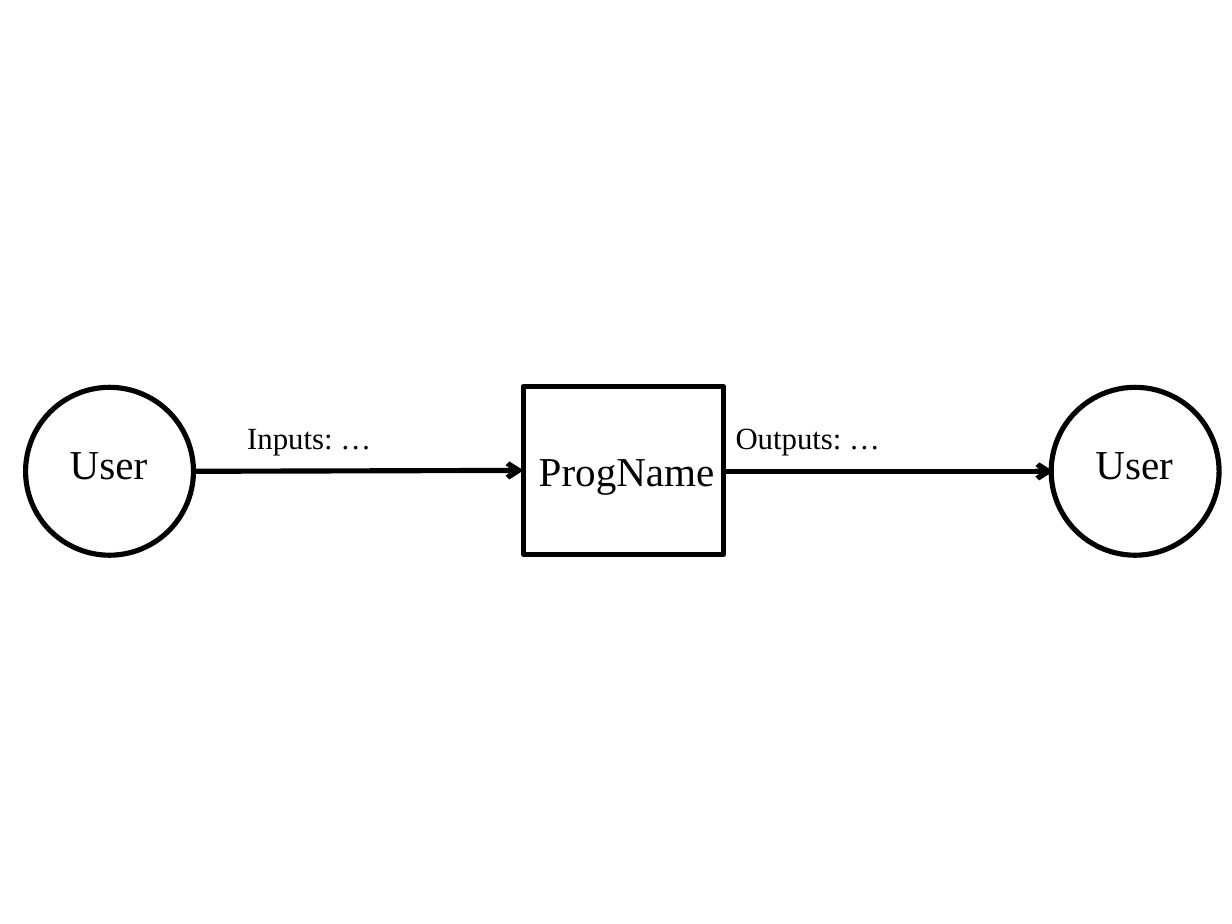
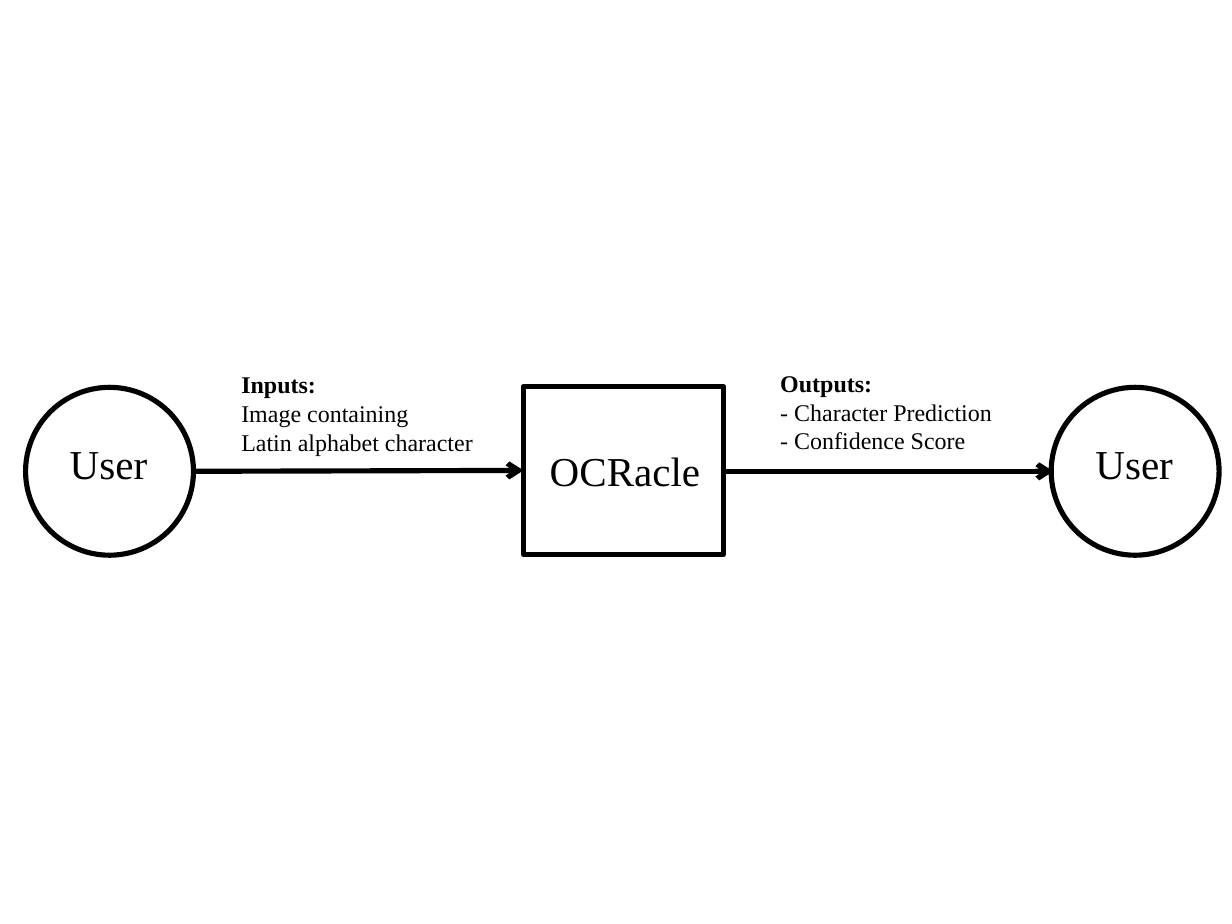
Before and after one commit to ptrandev/OCRacle, a slide deck: slide 1 of docs/SRS/SystemContextFigure.pptx. Drawn at 1232x924 pixels with LibreOffice and Linux fonts; fonts in the diff are those of the drawing. Boxes give left, top, right and bottom in pixels: in the first picture for what was removed or moved away, otherwise in the second. Text is boxed around its words. In the diff, an @@ line names an element or a change of style, - is before the commit and + after.

```diff
--- a/docs/SRS/SystemContextFigure.pptx
+++ b/docs/SRS/SystemContextFigure.pptx
@@ text at (241, 377, 473, 456): text changed; size 18 to 14 pt @@
-Inputs: …
+Inputs:
+Image containing
+Latin alphabet character
@@ text at (780, 376, 992, 450): text changed; size 18 to 14 pt @@
-Outputs: …
+Outputs:
+- Character Prediction
+- Confidence Score
@@ text at (550, 457, 700, 487): text changed @@
-ProgName
+OCRacle
```
Also in this commit, not shown: 3 other files.
